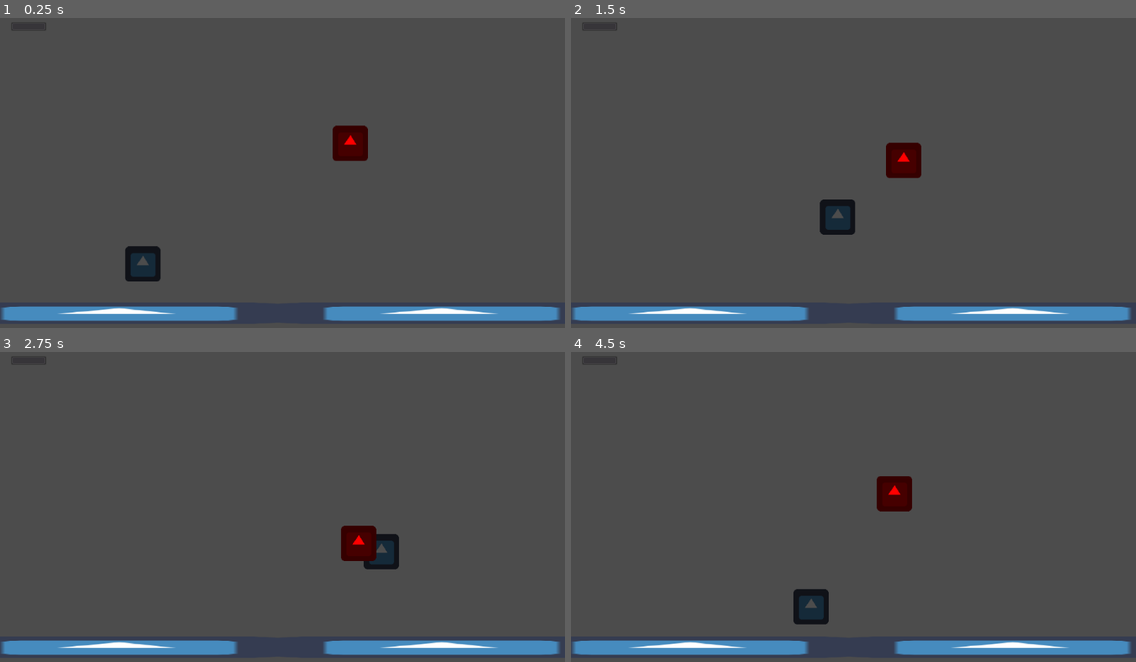
Above: before the commit, frames 1-4 (two rows, left to right).
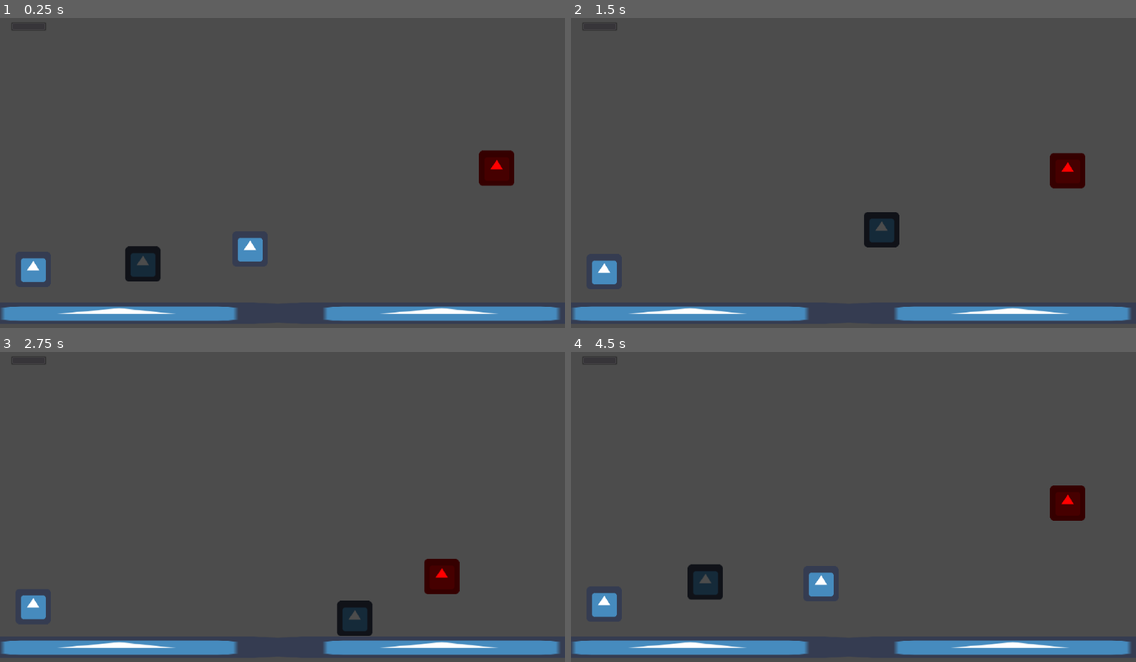
Above: after the commit, the same moments.

Repository: uspgamedev/welcome-to-your-mind
Game: Godot game, scene res://Stages/TestLevel.tscn
Same seed, same stepped clock (60 frames per second), same inputs: the game is played once before the commit and once after it. This scene is started directly instead of the project's main scene. The engine's default icon, where the game draws it, is replaced by a stand-in: a white triangle on a blue panel in a dark square. Sound files missing from this copy of the repository are replaced by a short silence.
Inputs:
- Up to frame 1 (0.25 s): no input
- Up to frame 2 (1.5 s): hold Up (ui_up) 0.53-1.28 s; hold Right (ui_right) from 0.53 s (still down); tap Up (ui_up) at 1.35 s
- Up to frame 3 (2.75 s): tap Up (ui_up) at 1.52, 1.82 s; release Right (ui_right) at 2.03 s; hold Left (ui_left) from 2.03 s (still down); hold Up (ui_up) from 2.03 s (still down)
- Up to frame 4 (4.5 s): release Left (ui_left) at 2.78 s; release Up (ui_up) at 2.78 s; hold Right (ui_right) 2.78-4.28 s; tap Up (ui_up) at 2.85, 3.02, 3.32, 4.35 s; hold Up (ui_up) 3.53-4.28 s; hold Left (ui_left) from 4.28 s (still down)

The runs differ from the first frame. In frame 1, 2.1% of the frame differs, in the area x 3-91%, y 34-86%; in frame 2, 3.1%; in frame 3, 2.9%; in frame 4, 3.4%, in the area x 3-91%, y 40-88%.

Commit message:
Add trigger spawns

Diff:
--- a/Player/Player.gd
+++ b/Player/Player.gd
@@ -11,10 +11,12 @@
 
 var velocity = Vector2()
 var direction = Vector2() # Input Direction
-var can_jump = true
+var can_jump = false
 var last_shake = 0 # 0 is left, 1 is right. Used to force alternating directions in shake
 var shake_counter = 0
 var triggers = []
+
+signal jumped
 
 onready var timerbar = get_node("CanvasLayer/ProgressBar")
 
@@ -32,6 +34,8 @@
 
 	if Input.is_action_pressed('ui_up') and can_jump and is_on_floor():
 		velocity.y = -JUMP_POWER
+		can_jump = false
+		emit_signal("jumped")
 		$SFXJump.play()
 
 func _process(delta):
--- a/Stages/Depression/Enemies/TriggerBase.gd
+++ b/Stages/Depression/Enemies/TriggerBase.gd
@@ -15,8 +15,8 @@
 	set_process_input(false)
 
 func _physics_process(delta):
-	var target_pos = target.get_position()
-	var velocity = (target_pos - self.position).normalized() * SPD * delta
+	var target_pos = target.get_global_position()
+	var velocity = (target_pos - self.global_position).normalized() * SPD * delta
 	move_and_slide(velocity)
 
 	var dist = distance_to_target()
--- a/Stages/Depression/Enemies/TriggerGood.gd
+++ b/Stages/Depression/Enemies/TriggerGood.gd
@@ -1,8 +1,12 @@
 extends "res://Stages/Depression/Enemies/TriggerBase.gd"
+
+signal trigger_die
 
 func reached_target(target):
 	set_physics_process(false)
-	while(distance_to_target() < MINDISTANCE):
-		$ContactTimer.start()
-		yield($ContactTimer, "timeout")
-	set_physics_process(true)
+	if(target.is_in_group("Player")):
+		target.can_jump = true
+		emit_signal("trigger_die")
+		die()
+	else:
+		set_physics_process(true)
--- /dev/null
+++ b/Stages/Depression/Enemies/TriggerSpawn.gd
@@ -0,0 +1,24 @@
+extends Node2D
+
+var hasTrigger = false
+
+func _ready():
+	spawn()
+	hasTrigger = true
+
+func spawn():
+	var trigger = load("res://Stages/Depression/Enemies/TriggerGood.tscn")
+	var trigger_instance = trigger.instance()
+	trigger_instance.connect("trigger_die", self, "trigger_died")
+	add_child(trigger_instance)
+
+func trigger_died():
+	hasTrigger = false
+
+func _on_Player_jumped():
+	if hasTrigger == false:
+		$Timer.start()
+		hasTrigger = true
+
+func _on_Timer_timeout():
+	spawn()
--- /dev/null
+++ b/Stages/Depression/Enemies/TriggerSpawn.tscn
@@ -0,0 +1,16 @@
+[gd_scene load_steps=2 format=2]
+
+[ext_resource path="res://Stages/Depression/Enemies/TriggerSpawn.gd" type="Script" id=1]
+
+[node name="Spawn" type="Node2D"]
+
+script = ExtResource( 1 )
+
+[node name="Timer" type="Timer" parent="." index="0"]
+
+process_mode = 1
+wait_time = 3.0
+one_shot = true
+autostart = false
+
+[connection signal="timeout" from="Timer" to="." method="_on_Timer_timeout"]
--- a/Stages/TestLevel.tscn
+++ b/Stages/TestLevel.tscn
@@ -1,17 +1,19 @@
-[gd_scene load_steps=7 format=2]
+[gd_scene load_steps=9 format=2]
 
 [ext_resource path="res://Stages/TestLevel.gd" type="Script" id=1]
 [ext_resource path="res://Player/Player.tscn" type="PackedScene" id=2]
 [ext_resource path="res://icon.png" type="Texture" id=3]
 [ext_resource path="res://Stages/b423b42.wav" type="AudioStream" id=4]
 [ext_resource path="res://Stages/Depression/Enemies/TriggerBad.tscn" type="PackedScene" id=5]
+[ext_resource path="res://Stages/Depression/Enemies/TriggerGood.tscn" type="PackedScene" id=6]
+[ext_resource path="res://Stages/Depression/Enemies/TriggerSpawn.tscn" type="PackedScene" id=7]
 
 [sub_resource type="RectangleShape2D" id=1]
 
 custom_solver_bias = 0.0
 extents = Vector2( 300, 20 )
 
-[node name="Node" type="Node"]
+[node name="Node" type="Node" index="0"]
 
 script = ExtResource( 1 )
 
@@ -104,6 +106,18 @@
 
 [node name="TriggerBad" parent="." index="3" instance=ExtResource( 5 )]
 
-position = Vector2( 634.762, 227.626 )
+position = Vector2( 900.035, 272.518 )
+_sections_unfolded = [ "Transform", "Visibility", "Z Index" ]
+
+[node name="TriggerGood" parent="." index="4" instance=ExtResource( 6 )]
+
+position = Vector2( 453.005, 418.995 )
+
+[node name="Spawn" parent="." index="5" instance=ExtResource( 7 )]
+
+position = Vector2( 60, 456 )
+_sections_unfolded = [ "Transform" ]
+
+[connection signal="jumped" from="Player" to="Spawn" method="_on_Player_jumped"]
 
 [connection signal="finished" from="AudioStreamPlayer2D" to="." method="_on_AudioStreamPlayer2D_finished"]
